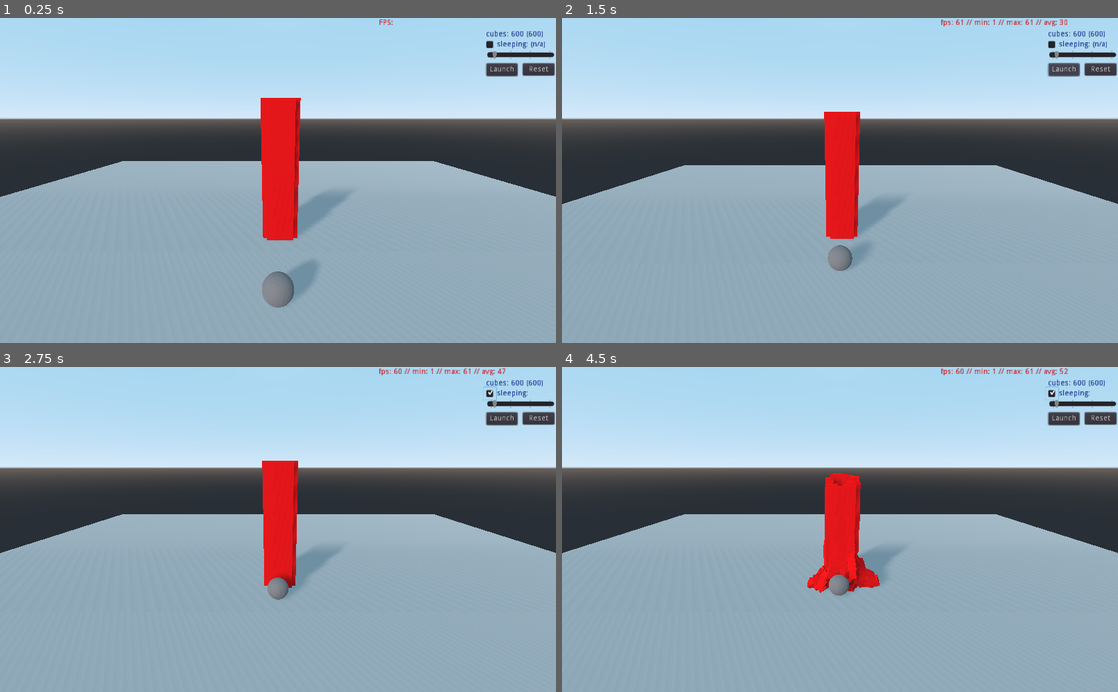
Above: before the commit, frames 1-4 (two rows, left to right).
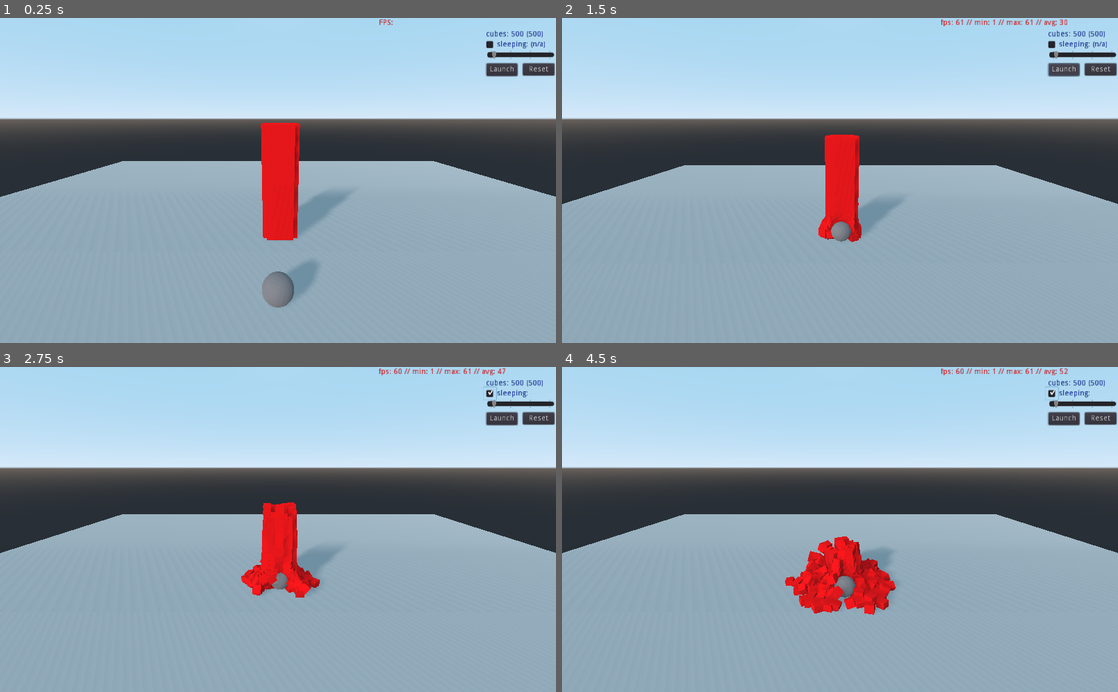
Above: after the commit, the same moments.

Repository: gururise/RigidBody3D-Stress-Test
Game: Godot game, scene res://scenes/main.tscn
Same seed, same stepped clock (60 frames per second), same inputs: the game is played once before the commit and once after it.
Inputs (mouse positions are in pixels of both pictures, inside the frame that each line leads up to):
- Up to frame 1 (0.25 s): no input
- Up to frame 2 (1.5 s): click "Launch" at 0.5 s; click "Launch" at 1.25 s
- Up to frame 3 (2.75 s): click (489, 393) at 2 s
- Up to frame 4 (4.5 s): click (1051, 393) at 2.75 s; click "Launch" at 3.5 s; click (1051, 393) at 4.25 s

The runs differ from the first frame. In frame 1, 0.6% of the frame differs, in the area x 46-96%, y 4-34%; in frame 2, 1.3%; in frame 3, 1.9%; in frame 4, 3.6%, in the area x 40-96%, y 4-77%.

Commit message:
Add sane defaults

Diff:
--- a/scenes/main.gd
+++ b/scenes/main.gd
@@ -4,8 +4,8 @@
 # var a = 2
 # var b = "text"
 export(int,25,75000) var num_cubes : int = 500
-export(int,1,100) var side_length : int = 15
-export(int,1,400) var impulse : int = 75
+export(int,1,100) var side_length : int = 5
+export(int,1,1000) var impulse : int = 250
 
 #onready var cube : PackedScene = preload("res://scenes/cube.tscn")
 onready var cube_mm : PackedScene = preload("res://scenes/cube_mm.tscn")
--- a/scenes/main.tscn
+++ b/scenes/main.tscn
@@ -31,8 +31,6 @@
 
 [node name="Spatial" type="Spatial"]
 script = ExtResource( 1 )
-num_cubes = 600
-side_length = 5
 
 [node name="DirectionalLight" type="DirectionalLight" parent="."]
 transform = Transform( 0.783125, 0.326696, -0.529136, -0.140253, 0.921752, 0.361527, 0.605842, -0.208908, 0.767667, -15.9405, 16.3017, 27.6911 )
